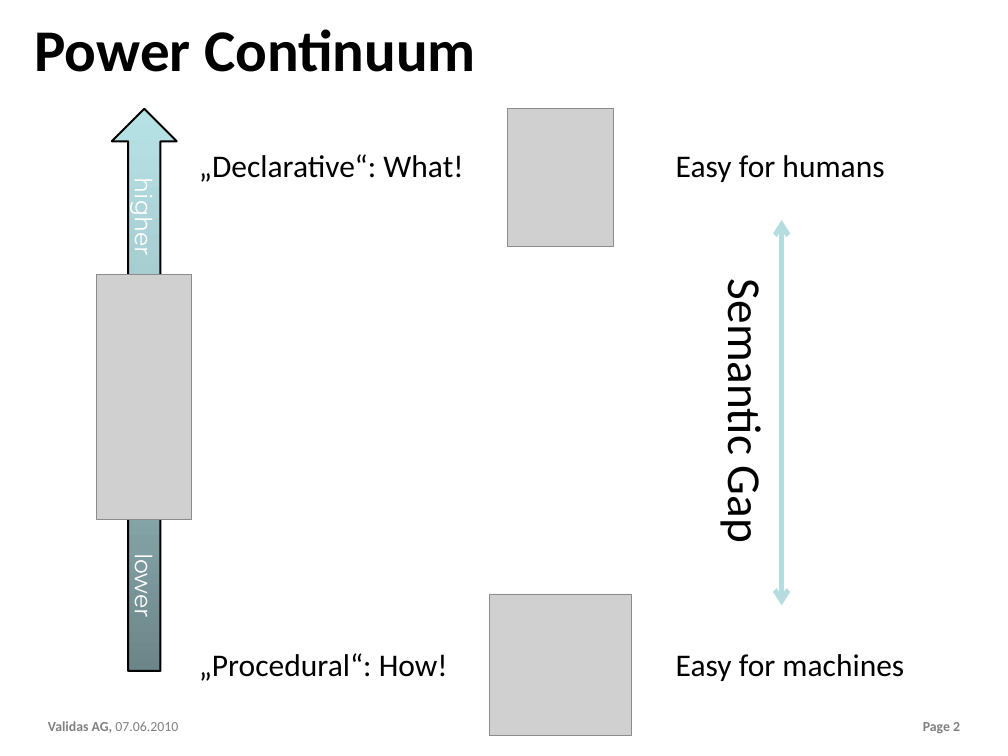
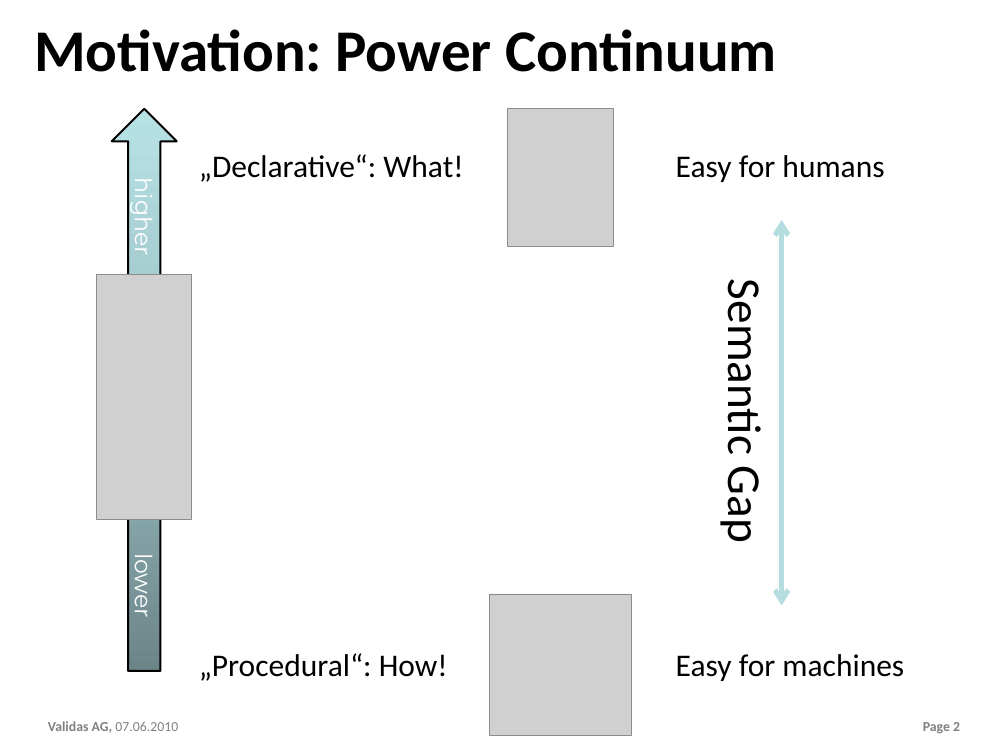
Before and after one commit to theoremprover/chess, a slide deck: slide 2 of ppt/Chess200.pptx. Drawn at 1008x756 pixels with LibreOffice and Linux fonts; fonts in the diff are those of the drawing; grey boxes stand for pictures; background and template pictures are left out. Boxes give left, top, right and bottom in pixels: in the first picture for what was removed or moved away, otherwise in the second. Text is boxed around its words. In the diff, an @@ line names an element or a change of style, - is before the commit and + after.

```diff
--- a/ppt/Chess200.pptx
+++ b/ppt/Chess200.pptx
@@ title at [34,29,777,72]: text changed @@
-Power Continuum
+Motivation: Power Continuum
```
Also in this commit, not shown: 2 slides added, 2 slides removed.
